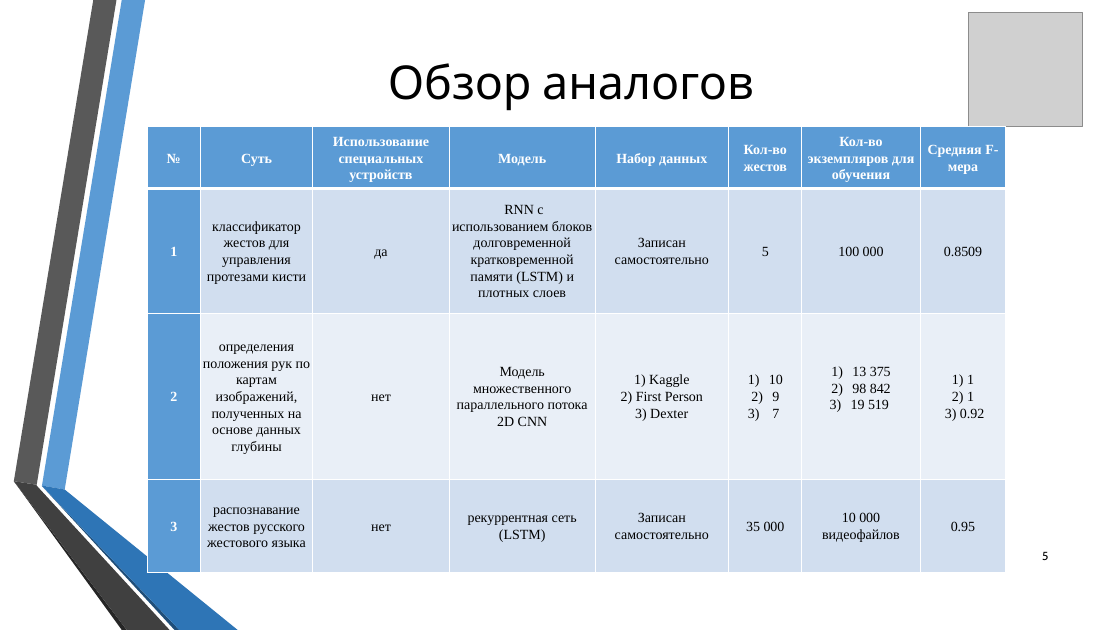
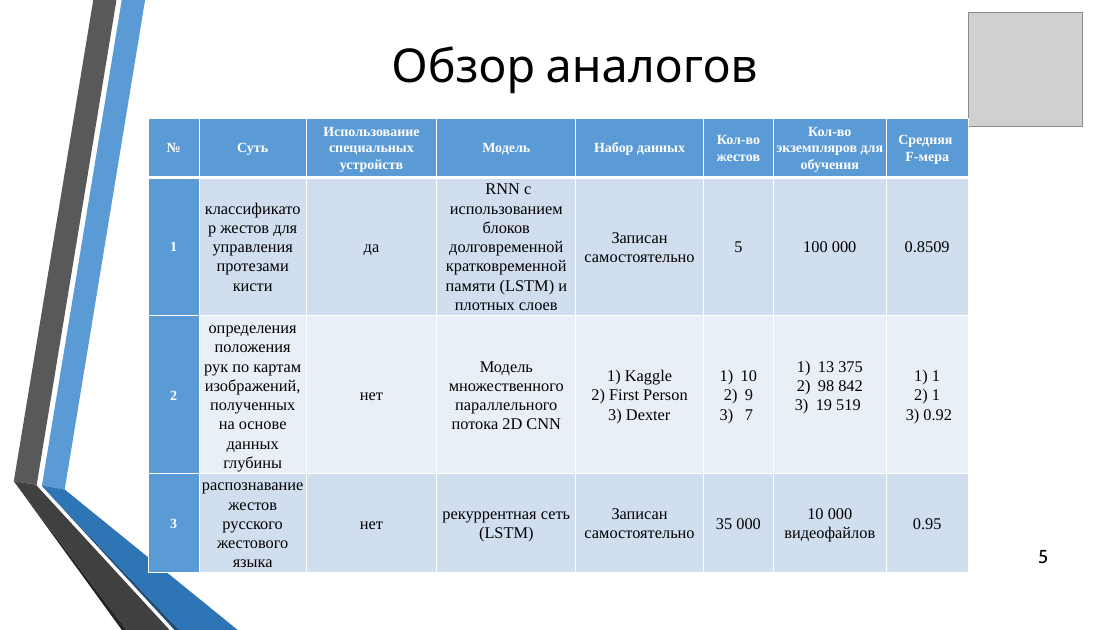
Before and after one commit to Elikul/vkr2, a slide deck: slide 5 of Презентация ВКР (Куликова ИТ-2МО).pptx. Drawn at 1120x630 pixels with LibreOffice and Linux fonts; fonts in the diff are those of the drawing; grey boxes stand for pictures; background and template pictures are left out. Boxes give left, top, right and bottom in pixels: in the first picture for what was removed or moved away, otherwise in the second. Text is boxed around its words. In the diff, an @@ line names an element or a change of style, - is before the commit and + after.

```diff
--- a/Презентация ВКР (Куликова ИТ-2МО).pptx
+++ b/Презентация ВКР (Куликова ИТ-2МО).pptx
@@ title "Обзор аналогов": place and size @@
-title "Обзор аналогов" at [388,63,754,111]
+title "Обзор аналогов" at [391,46,758,94]
@@ table at [148,118,969,597] @@
-row 1, column 8: Средняя F-мера
+row 1, column 8: Средняя / F-мера
@@ size 12 to 14 pt in "классификатор жестов для управления протезами кисти", "да", "RNN с использованием блоков долговременной кратковременной п ...", "Записан самостоятельно" and 25 more places @@
@@ table: place and size @@
-table at [147,127,1006,573]
+table at [148,118,969,597]
@@ page number at [1038,550,1048,564]: size 10 to 16 pt @@
```
Also in this commit, not shown: 10 other slides changed, 2 slides added, 5 other files.
